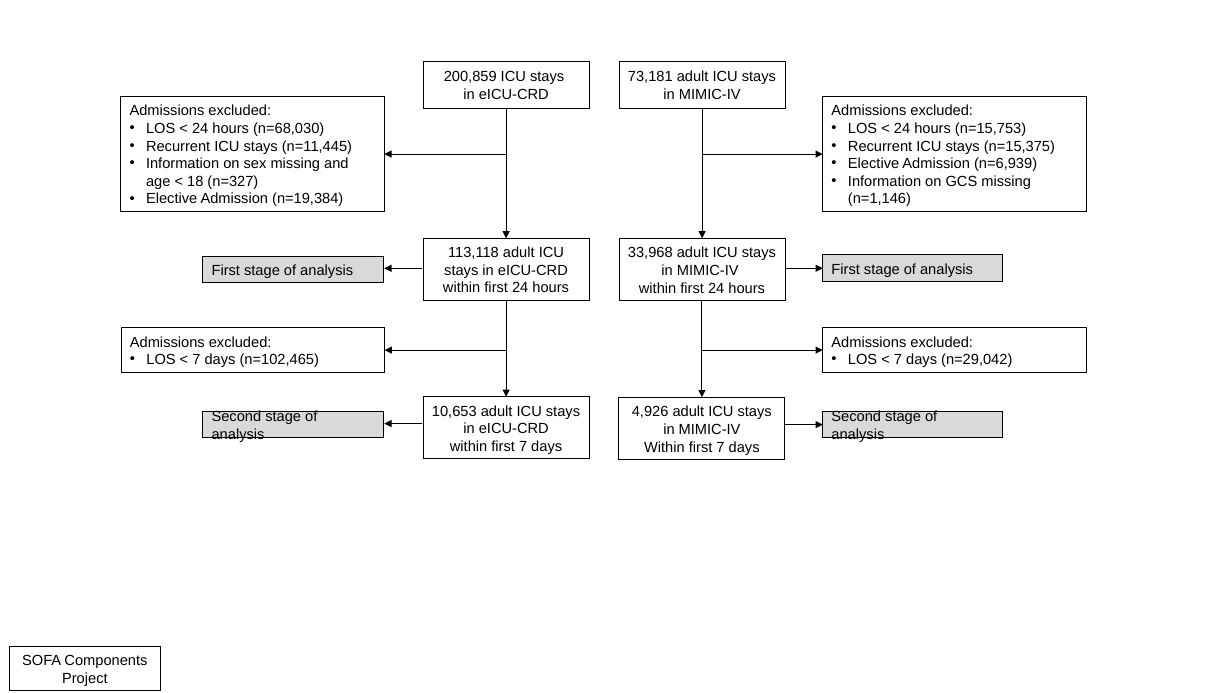
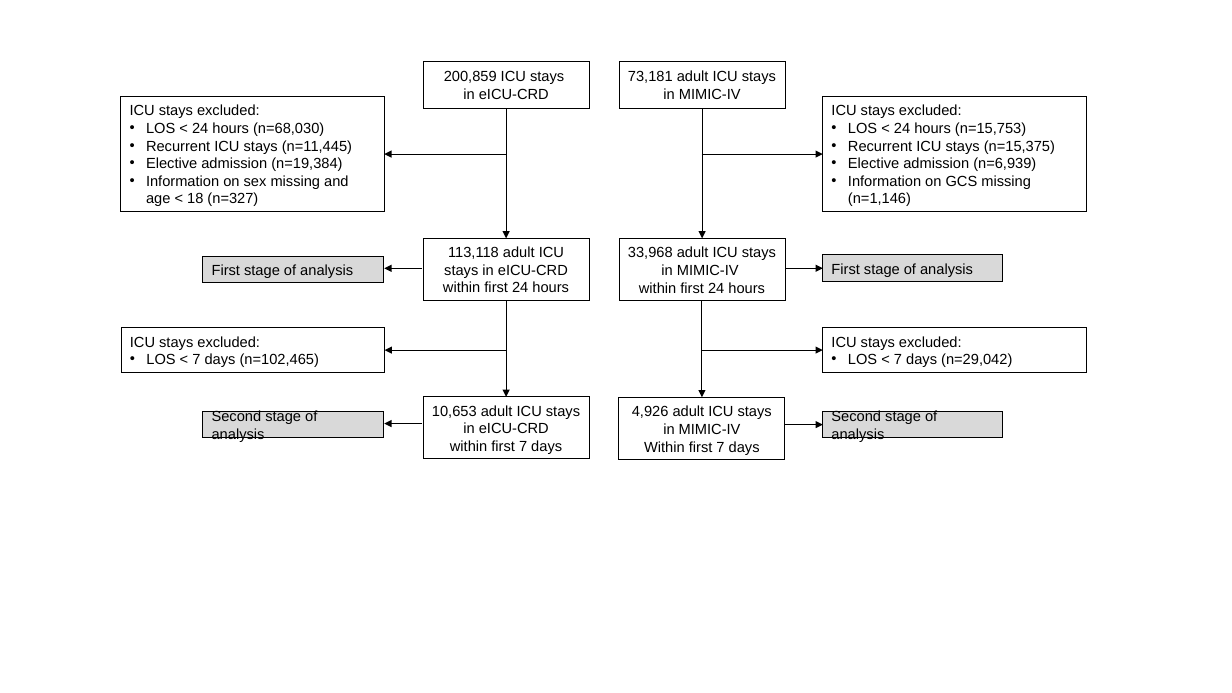
Before and after one commit to joamats/mit-sofa-components, a slide deck: slide 1 of results/flow_chart/Flow chart SOFA.pptx. Drawn at 1232x693 pixels with LibreOffice and Linux fonts; fonts in the diff are those of the drawing. Boxes give left, top, right and bottom in pixels: in the first picture for what was removed or moved away, otherwise in the second. Text is boxed around its words. In the diff, an @@ line names an element or a change of style, - is before the commit and + after.

```diff
--- a/results/flow_chart/Flow chart SOFA.pptx
+++ b/results/flow_chart/Flow chart SOFA.pptx
@@ text in rectangle at (x1=130, y1=104, x2=260, y2=118): text changed @@
-Admissions excluded:
+ICU stays excluded:
@@ text in rectangle at (x1=831, y1=104, x2=962, y2=118): text changed @@
-Admissions excluded:
+ICU stays excluded:
@@ text in rectangle at (x1=146, y1=157, x2=342, y2=171): paragraph added @@
+• Elective admission (n=19,384)
@@ text in rectangle at (x1=848, y1=157, x2=1036, y2=171): text changed @@
-• Elective Admission (n=6,939)
+• Elective admission (n=6,939)
@@ text in rectangle at (x1=146, y1=192, x2=343, y2=206): paragraph removed @@
-• Elective Admission (n=19,384)
@@ text in rectangle at (x1=130, y1=336, x2=260, y2=350): text changed @@
-Admissions excluded:
+ICU stays excluded:
@@ text in rectangle at (x1=831, y1=336, x2=962, y2=350): text changed @@
-Admissions excluded:
+ICU stays excluded:
@@ rectangle removed at (x1=10, y1=646, x2=160, y2=690) @@
-SOFA Components
-Project
```
Also in this commit, not shown: 37 other files.
